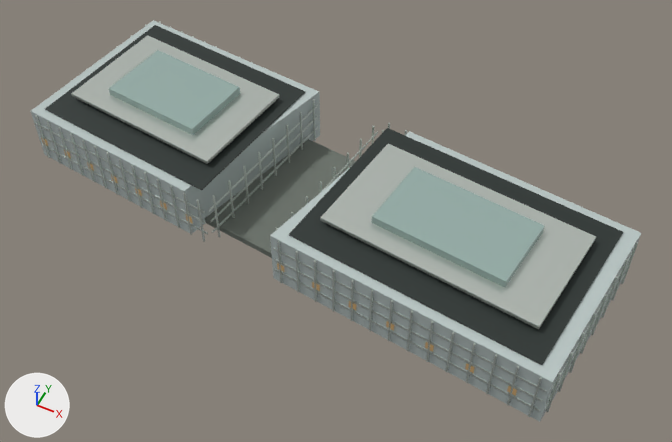
Before and after pictures for a commit that changed the Blender file landmarks/assets/coastal-city.blend.
Before and after are seen from a camera (50 mm lens) standing at (132.0, -232.0, 280.0) and looking at (23.0, -13.0, 6.0). The lights are fixed; the arrows at lower left show +X, +Y and +Z. The first picture is the older version.

Script lines for the objects in view, before the commit:
```python
mat_metal = principled_material('metal')
mat_metal.base_color = (0.665, 0.723, 0.672)  # light grey #d5ddd6
mat_metal.metallic = 0.72
mat_metal.roughness = 0.28
me_crown_box = bpy.data.meshes.new('crown_box')
me_crown_box.from_pydata(...)  # 48 vertices, 12 faces; spans x -97.0..118.0, y -43.0..30.0, z 27.0..29.0
me_crown_box.materials.append(mat_metal)  # light grey #d5ddd6
me_crown_box_001 = bpy.data.meshes.new('crown_box.001')
me_crown_box_001.from_pydata(...)  # 48 vertices, 12 faces; spans x -82.0..101.0, y -32.0..20.0, z 28.0..32.0
me_crown_box_001.materials.append(mat_glass_alt)  # grey #9eb6b0
me_envelope = bpy.data.meshes.new('envelope')
me_envelope.from_pydata(...)  # 60 vertices, 14 faces; spans x -109.0..132.0, y -58.0..45.0, z 0.0..25.0
me_envelope.materials.append(mat_glass)  # light grey #c5d2d0
me_fins = bpy.data.meshes.new('fins')
me_fins.from_pydata(...)  # 2112 vertices, 528 faces; spans x -109.0..132.0, y -59.0..46.0, z 0.0..24.0
me_fins.materials.append(mat_metal)  # light grey #d5ddd6
me_floor_bands = bpy.data.meshes.new('floor_bands')
me_floor_bands.from_pydata(...)  # 576 vertices, 144 faces; spans x -109.0..132.0, y -58.0..46.0, z 6.0..19.0
me_floor_bands.materials.append(mat_metal)  # light grey #d5ddd6
ob_crown_box = bpy.data.objects.new('crown_box', me_crown_box)
ob_crown_box.location = (0.0, 0.0, 0.0)
ob_crown_box_001 = bpy.data.objects.new('crown_box.001', me_crown_box_001)
ob_crown_box_001.location = (0.0, 0.0, 0.0)
ob_envelope = bpy.data.objects.new('envelope', me_envelope)
ob_envelope.location = (0.0, 0.0, 0.0)
ob_fins = bpy.data.objects.new('fins', me_fins)
ob_fins.location = (0.0, 0.0, 0.0)
ob_floor_bands = bpy.data.objects.new('floor_bands', me_floor_bands)
ob_floor_bands.location = (0.0, 0.0, 0.0)
# also in view: 'roof_deck' at (11.0, -6.0, 25.0); 'podium_link' at (7.0, -6.0, 2.0)
```
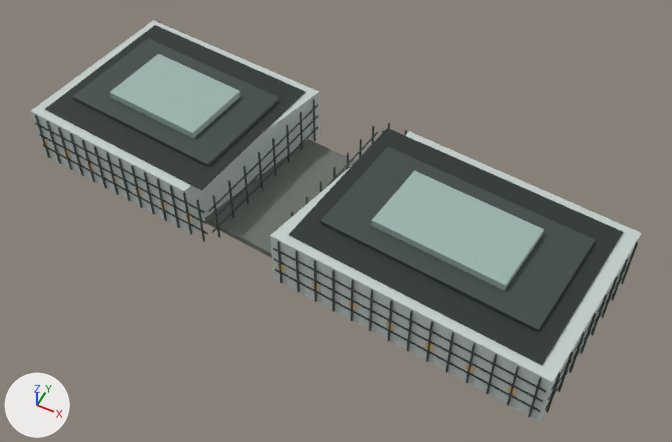
Where the change shows, as pixel boxes [x1, y1, x2, y2] in the pictures (672 x 442 px; the box of a moved part takes in the faces that stretch with it):
'crown_box', recoloured, reshaped
    before: [71, 35, 596, 329]
    after: [72, 39, 595, 332]
'crown_box.001', reshaped
    before: [109, 50, 545, 287]
    after: [110, 54, 544, 290]
'fins', recoloured
    both: [35, 21, 638, 417]
'floor_bands', recoloured
    both: [35, 104, 633, 412]
part 1 of me_crown_box, deleted
    before: [72, 94, 596, 329]
part 2 of me_crown_box, moved or reshaped
    before: [71, 35, 596, 326]
    after: [72, 97, 595, 330]
part 3 of me_crown_box_001, rebuilt (not visible before)
    after: [371, 171, 544, 290]
part 4 of me_crown_box_001, rebuilt (not visible before)
    after: [110, 54, 241, 138]
part 5 of me_crown_box_001, deleted
    before: [192, 87, 545, 287]
part 6 of me_crown_box_001, deleted
    before: [109, 50, 239, 135]

What the commit changed:
Material 'metal' (mat_metal) changes colour from light grey #d5ddd6 to dark grey #4a5552; in linear values from (0.665, 0.723, 0.672) to (0.0685, 0.0908, 0.0844).
me_crown_box is used by ob_crown_box; location (0.0, 0.0, 0.0).
me_crown_box had 48 vertices, 12 faces and spanned x -97.0..118.0, y -43.0..30.0, z 27.0..29.0.
me_crown_box now has 16 vertices, 12 faces and spans x -97.0..118.0, y -43.0..30.0, z 25.0..27.0.
me_crown_box part 1: 8 loose pieces with 32 vertices, spanning x -97.0..118.0, y -43.0..30.0, z 27.0..29.0, are deleted.
me_crown_box part 2: 8 vertices removed from x -97.0..118.0, y -43.0..30.0, z 29.0; 8 vertices added at x -97.0..118.0, y -43.0..30.0, z 25.0.
me_crown_box_001 is used by ob_crown_box_001; location (0.0, 0.0, 0.0).
me_crown_box_001 had 48 vertices, 12 faces and spanned x -82.0..101.0, y -32.0..20.0, z 28.0..32.0.
me_crown_box_001 now has 16 vertices, 12 faces and spans x -82.0..101.0, y -32.0..20.0, z 27.0..30.0.
me_crown_box_001 part 3: the loose piece of 4 vertices spanning x 44.0..101.0, y -32.0..4.0, z 28.0 is rebuilt with 8 vertices and now spans x 44.0..101.0, y -32.0..4.0, z 27.0..30.0.
me_crown_box_001 part 4: the loose piece of 4 vertices spanning x -82.0..-35.0, y -15.0..20.0, z 28.0 is rebuilt with 8 vertices and now spans x -82.0..-35.0, y -15.0..20.0, z 27.0..30.0.
me_crown_box_001 part 5: 8 loose pieces with 32 vertices, spanning x -82.0..101.0, y -32.0..20.0, z 28.0..32.0, are deleted.
me_crown_box_001 part 6: 8 vertices removed from x -82.0..-35.0, y -15.0..20.0, z 28.0..32.0.
